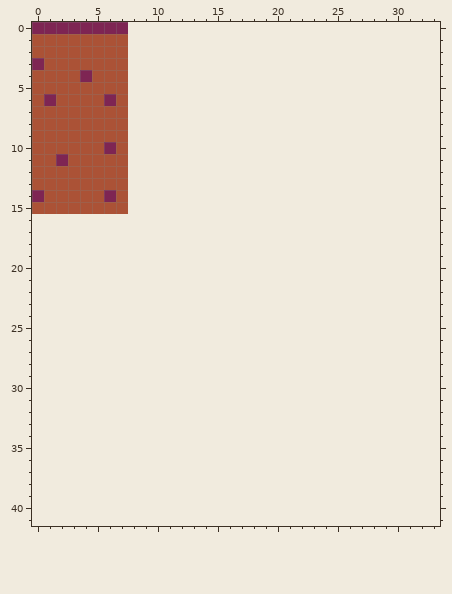
Edited in one commit: pixel-art file (ground.aseprite). The picture above is the old version.
8x16 pixels, 1 frame. Shown: x 0..33, y 0..41. The old version is drawn lined up with the new one, on the new canvas.
Once edited:
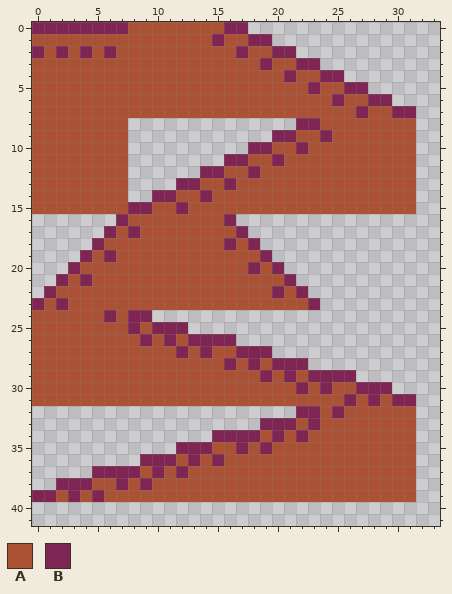
Palette (. is transparent): A #ab5236  B #7e2553
From old to new:
canvas 8x16 -> 64x64
@@ x 0..33 @@
- 0 BBBBBBBB..........................
- 1 AAAAAAAA..........................
- 2 AAAAAAAA..........................
- 3 BAAAAAAA..........................
- 4 AAAABAAA..........................
- 5 AAAAAAAA..........................
- 6 ABAAAABA..........................
- 7 AAAAAAAA..........................
- 8 AAAAAAAA..........................
- 9 AAAAAAAA..........................
-10 AAAAAABA..........................
-11 AABAAAAA..........................
-12 AAAAAAAA..........................
-13 AAAAAAAA..........................
-14 BAAAAABA..........................
-15 AAAAAAAA..........................
-16 ..................................
-17 ..................................
-18 ..................................
-19 ..................................
-20 ..................................
-21 ..................................
-22 ..................................
-23 ..................................
-24 ..................................
-25 ..................................
-26 ..................................
-27 ..................................
-28 ..................................
-29 ..................................
-30 ..................................
-31 ..................................
-32 ..................................
-33 ..................................
-34 ..................................
-35 ..................................
-36 ..................................
-37 ..................................
-38 ..................................
-39 ..................................
+ 0 BBBBBBBBAAAAAAAABB................
+ 1 AAAAAAAAAAAAAAABAABB..............
+ 2 BABABABAAAAAAAAAABAABB............
+ 3 AAAAAAAAAAAAAAAAAAABAABB..........
+ 4 AAAAAAAAAAAAAAAAAAAAABAABB........
+ 5 AAAAAAAAAAAAAAAAAAAAAAABAABB......
+ 6 AAAAAAAAAAAAAAAAAAAAAAAAABAABB....
+ 7 AAAAAAAAAAAAAAAAAAAAAAAAAAABAABB..
+ 8 AAAAAAAA..............BBAAAAAAAA..
+ 9 AAAAAAAA............BBAABAAAAAAA..
+10 AAAAAAAA..........BBAABAAAAAAAAA..
+11 AAAAAAAA........BBAABAAAAAAAAAAA..
+12 AAAAAAAA......BBAABAAAAAAAAAAAAA..
+13 AAAAAAAA....BBAABAAAAAAAAAAAAAAA..
+14 AAAAAAAA..BBAABAAAAAAAAAAAAAAAAA..
+15 AAAAAAAABBAABAAAAAAAAAAAAAAAAAAA..
+16 .......BAAAAAAAAB.................
+17 ......BABAAAAAAAAB................
+18 .....BAAAAAAAAAABAB...............
+19 ....BABAAAAAAAAAAAAB..............
+20 ...BAAAAAAAAAAAAAABAB.............
+21 ..BABAAAAAAAAAAAAAAAAB............
+22 .BAAAAAAAAAAAAAAAAAABAB...........
+23 BABAAAAAAAAAAAAAAAAAAAAB..........
+24 AAAAAABABB........................
+25 AAAAAAAABABBB.....................
+26 AAAAAAAAABABABBBB.................
+27 AAAAAAAAAAAABABAABBB..............
+28 AAAAAAAAAAAAAAAABABABBB...........
+29 AAAAAAAAAAAAAAAAAAABABABBBB.......
+30 AAAAAAAAAAAAAAAAAAAAAABABAABBB....
+31 AAAAAAAAAAAAAAAAAAAAAAAAAABABABB..
+32 ......................BBABAAAAAA..
+33 ...................BBBABAAAAAAAA..
+34 ...............BBBBABABAAAAAAAAA..
+35 ............BBBAABABAAAAAAAAAAAA..
+36 .........BBBABABAAAAAAAAAAAAAAAA..
+37 .....BBBBABABAAAAAAAAAAAAAAAAAAA..
+38 ..BBBAABABAAAAAAAAAAAAAAAAAAAAAA..
+39 BBABABAAAAAAAAAAAAAAAAAAAAAAAAAA..
 40 ..................................
Pixel boxes of the changes (left, top, right, bottom) in both pictures:
changed: (32, 22, 416, 502)
